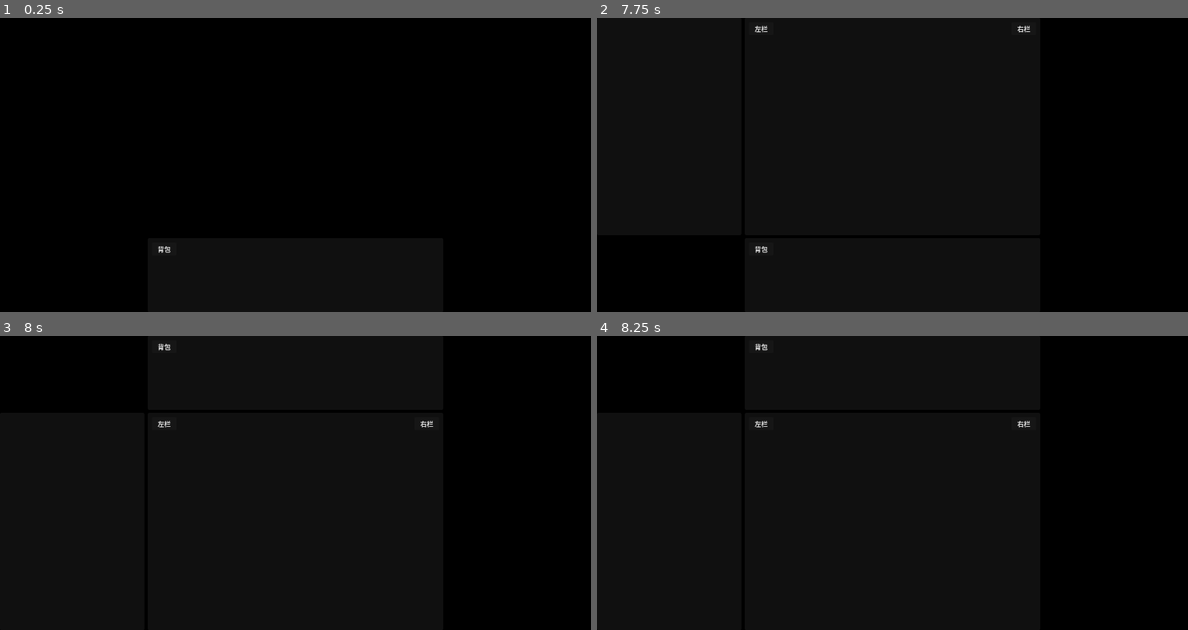
Above: before the commit, frames 1-4 (two rows, left to right).
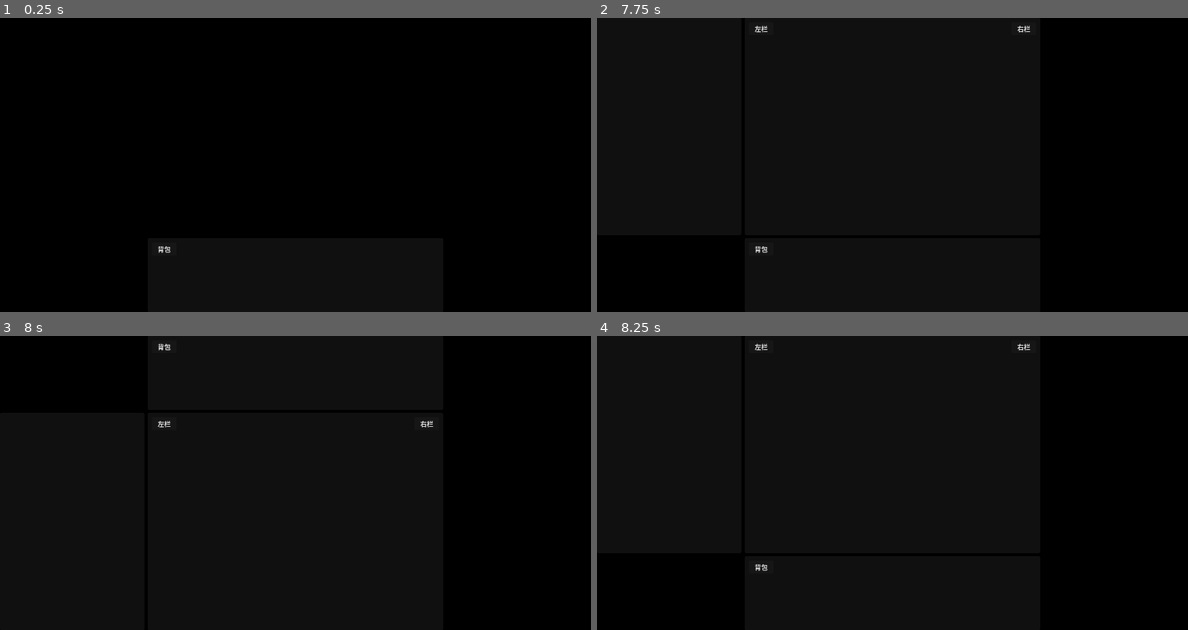
Above: after the commit, the same moments.

Repository: xiaowei2016/roguefall
Game: Godot game, scene res://scenes/main.tscn
The game is run twice, just before and just after one commit, with the same random seed, the same clock (stepped at 60 frames per second) and the same inputs.
Inputs (mouse positions are in pixels of both pictures, inside the frame that each line leads up to):
- Up to frame 1 (0.25 s): no input
- Up to frame 2 (7.75 s): click "背包" at 0.5 s; click "左栏" at 1.25 s; click "右栏" at 2 s; click "左栏" at 2.75 s; click "右栏" at 3.5 s; click "背包" at 4.25 s; click "背包" at 5 s; click "左栏" at 5.75 s; click "右栏" at 6.5 s; tap Enter at 7.25 s; drag from (667, 126) to (951, 100) at 7.27 s
- Up to frame 3 (8 s): no input
- Up to frame 4 (8.25 s): drag from (892, 521) to (862, 541) at 8.02 s

Frames 1-3 are identical in both runs. In frame 4, 0.2% of the frame differs, in the area x 26-74%, y 2-80%.

Commit message:
fix: replace stateful edge_lock with stateless per-frame clamp, disable flip in mode=0

Diff:
--- a/scripts/main.gd
+++ b/scripts/main.gd
@@ -12,7 +12,7 @@
 const PANEL_Y_BELOW := 188   # 面板在战斗条下方（180 + 8）
 const PW := 352    # 左/右面板宽度
 const CW := 720    # 中栏宽度
-const EDGE_HYSTERESIS := 16
+const FLIP_HYSTERESIS := 24
 const LOG_THROTTLE := 30
 
 # BattleBar 横向始终可在窗口内 0 ~ (WIN_W - CW) 滑动
@@ -36,18 +36,13 @@
 # BattleBar 在窗口内的当前 x，跨模式保持（拖拽后记忆位置），范围恒为 0~720
 var _battle_local_x: int = 0
 
-# 边界锁定：防止面板组在屏幕边缘抖动
-var _panel_edge_lock_x: int = 0   # -1 左锁，0 无锁，1 右锁
-var _lock_anchor_x: int = 0       # 锁定时刻的 anchor_screen_x
-var _lock_cx: int = 0             # 锁定时刻的面板组 cx
-
 # 上下翻转滞后
 var _last_flipped: bool = false
 
 # 日志节流
 var _last_log_mode: int = -1
 var _last_log_flipped: bool = false
-var _last_log_edge_lock: int = 0
+var _last_log_shift: int = 0
 var _log_frame_count: int = 0
 
 @onready var battle_bar := $PanelRoot/BattleBar
@@ -101,7 +96,6 @@
 	center_panel.visible = (mode != Mode.BATTLE_ONLY)
 	right_panel.visible = (mode == Mode.CENTER_RIGHT_BATTLE or mode == Mode.FULL)
 
-	_panel_edge_lock_x = 0  # 模式切换清空锁定，重新布局
 	_do_layout()
 	_update_passthrough()
 
@@ -111,29 +105,36 @@
 	var win := get_window()
 	var screen := DisplayServer.screen_get_usable_rect(win.current_screen)
 
-	# ---- 垂直（上下翻转 + 滞后） ----
-	var space_above := _battle_anchor_screen_y - screen.position.y - EDGE_MARGIN
-	var space_below := screen.position.y + screen.size.y - (_battle_anchor_screen_y + BATTLE_H) - EDGE_MARGIN
-
-	var flipped: bool
-	if _dragging:
-		if _last_flipped:
-			flipped = space_above + EDGE_HYSTERESIS < space_below  # 保持翻转，需下侧明显更大才解除
+	var has_panels := _current_mode != Mode.BATTLE_ONLY
+
+	# ---- 垂直 ----
+	var flipped: bool = false
+	var battle_y: int = FLIP_BOT
+	var panel_y: int = PANEL_Y_ABOVE
+
+	if has_panels:
+		var space_above := _battle_anchor_screen_y - screen.position.y - EDGE_MARGIN
+		var space_below := screen.position.y + screen.size.y - (_battle_anchor_screen_y + BATTLE_H) - EDGE_MARGIN
+
+		if _dragging:
+			if _last_flipped:
+				flipped = space_above + FLIP_HYSTERESIS < space_below
+			else:
+				flipped = space_below > space_above + FLIP_HYSTERESIS
 		else:
-			flipped = space_below > space_above + EDGE_HYSTERESIS  # 保持不翻转，需下侧明显更大才翻
+			flipped = space_above < space_below
+		_last_flipped = flipped
+
+		if flipped:
+			battle_y = 0
+			panel_y = PANEL_Y_BELOW
+			win.position.y = _battle_anchor_screen_y
+		else:
+			battle_y = FLIP_BOT
+			panel_y = PANEL_Y_ABOVE
+			win.position.y = _battle_anchor_screen_y - FLIP_BOT
 	else:
-		flipped = space_above < space_below
-	_last_flipped = flipped
-
-	var battle_y: int
-	var panel_y: int
-	if flipped:
-		battle_y = 0
-		panel_y = PANEL_Y_BELOW
-		win.position.y = _battle_anchor_screen_y
-	else:
-		battle_y = FLIP_BOT
-		panel_y = PANEL_Y_ABOVE
+		# mode=0: 无面板，不翻转
 		win.position.y = _battle_anchor_screen_y - FLIP_BOT
 
 	battle_bar.position.y = battle_y
@@ -153,46 +154,29 @@
 	battle_bar.position.x = bbx
 	_battle_local_x = bbx
 
-	# ---- 边界锁定：检查解锁条件 ----
-	if _panel_edge_lock_x != 0:
-		if _panel_edge_lock_x == -1 and _battle_anchor_screen_x > _lock_anchor_x + EDGE_HYSTERESIS:
-			_panel_edge_lock_x = 0
-		elif _panel_edge_lock_x == 1 and _battle_anchor_screen_x < _lock_anchor_x - EDGE_HYSTERESIS:
-			_panel_edge_lock_x = 0
-
-	# ---- 可见面板布局 ----
-	var cx: int
-	if _panel_edge_lock_x == 0:
-		# 未锁定：面板跟随 BattleBar
-		cx = bbx
-		var panel_left := cx
-		var panel_right := cx + CW
+	# ---- 可见面板：stateless clamp（无锁边状态） ----
+	var shift: int = 0
+	if has_panels:
+		var gl := bbx
+		var gr := bbx + CW
 		if left_panel.visible:
-			panel_left = cx - GAP - PW
+			gl = bbx - GAP - PW
 		if right_panel.visible:
-			panel_right = cx + CW + GAP + PW
-
-		if panel_left < 0:
-			cx += -panel_left
-			_panel_edge_lock_x = -1
-			_lock_anchor_x = _battle_anchor_screen_x
-			_lock_cx = cx
-		elif panel_right > WIN_W:
-			cx -= panel_right - WIN_W
-			_panel_edge_lock_x = 1
-			_lock_anchor_x = _battle_anchor_screen_x
-			_lock_cx = cx
-	else:
-		# 已锁定：面板组保持原位，BattleBar 独立滑动
-		cx = _lock_cx
-
-	# 最终落位：只设置可见栏
-	if left_panel.visible:
-		left_panel.position = Vector2i(cx - GAP - PW, panel_y)
-	if center_panel.visible:
-		center_panel.position = Vector2i(cx, panel_y)
-	if right_panel.visible:
-		right_panel.position = Vector2i(cx + CW + GAP, panel_y)
+			gr = bbx + CW + GAP + PW
+
+		if gl < 0:
+			shift = -gl
+		elif gr > WIN_W:
+			shift = -(gr - WIN_W)
+
+		var cx := bbx + shift
+
+		if left_panel.visible:
+			left_panel.position = Vector2i(cx - GAP - PW, panel_y)
+		if center_panel.visible:
+			center_panel.position = Vector2i(cx, panel_y)
+		if right_panel.visible:
+			right_panel.position = Vector2i(cx + CW + GAP, panel_y)
 
 	# ---- 日志节流 ----
 	var log_reason := ""
@@ -202,9 +186,9 @@
 	elif _last_log_flipped != flipped:
 		log_reason = "flip"
 		_last_log_flipped = flipped
-	elif _last_log_edge_lock != _panel_edge_lock_x:
-		log_reason = "edge_lock"
-		_last_log_edge_lock = _panel_edge_lock_x
+	elif _last_log_shift != shift:
+		log_reason = "shift"
+		_last_log_shift = shift
 	elif not _dragging:
 		log_reason = "idle"
 	elif _log_frame_count % LOG_THROTTLE == 0:
@@ -212,11 +196,11 @@
 	_log_frame_count += 1
 
 	if log_reason != "":
-		var lx_out := cx - GAP - PW if left_panel.visible else -999
-		var cx_out := cx if center_panel.visible else -999
-		var rx_out := cx + CW + GAP if right_panel.visible else -999
-		print("[roguefall] --- layout ---  reason=%s  mode=%d  lock=%d  win=(%d,%d)  bb_win=(%d,%d)  flipped=%s  panel_y=%d" % [
-			log_reason, _current_mode, _panel_edge_lock_x, win.position.x, win.position.y,
+		var lx_out := bbx + shift - GAP - PW if left_panel.visible else -999
+		var cx_out := bbx + shift if center_panel.visible else -999
+		var rx_out := bbx + shift + CW + GAP if right_panel.visible else -999
+		print("[roguefall] --- layout ---  reason=%s  mode=%d  shift=%d  win=(%d,%d)  bb_win=(%d,%d)  flipped=%s  panel_y=%d" % [
+			log_reason, _current_mode, shift, win.position.x, win.position.y,
 			bbx, battle_y, flipped, panel_y
 		])
 		print("  L(%d,%d) %s  C(%d,%d) %s  R(%d,%d) %s  anchor_screen=(%d,%d)" % [
